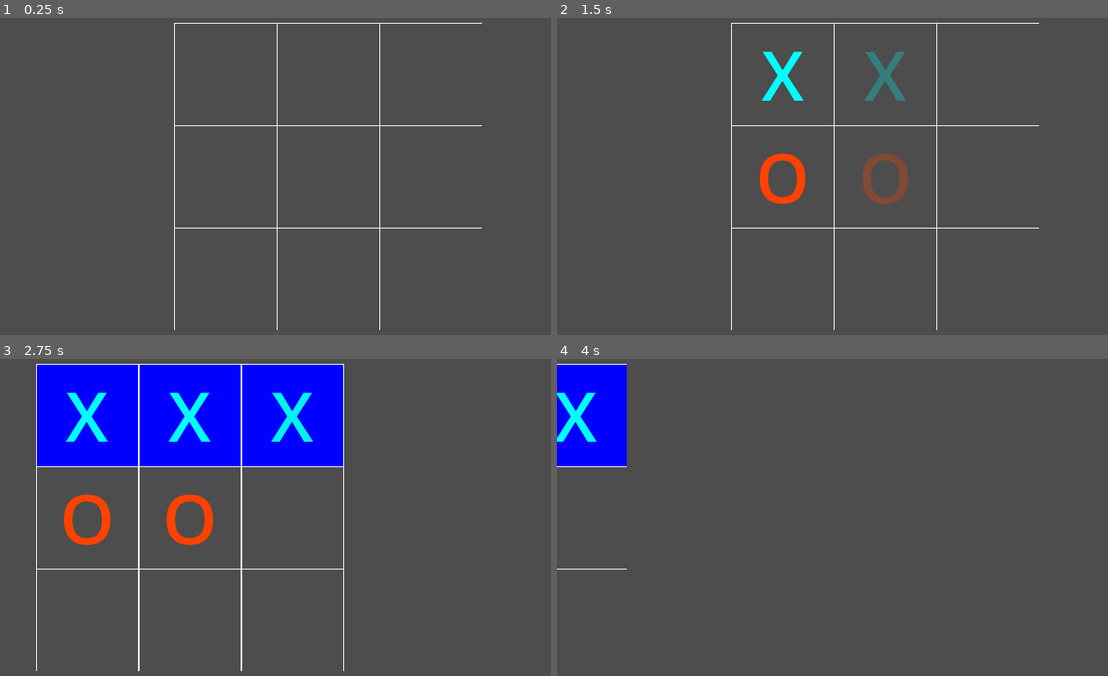
Above: before the commit, frames 1-4 (two rows, left to right).
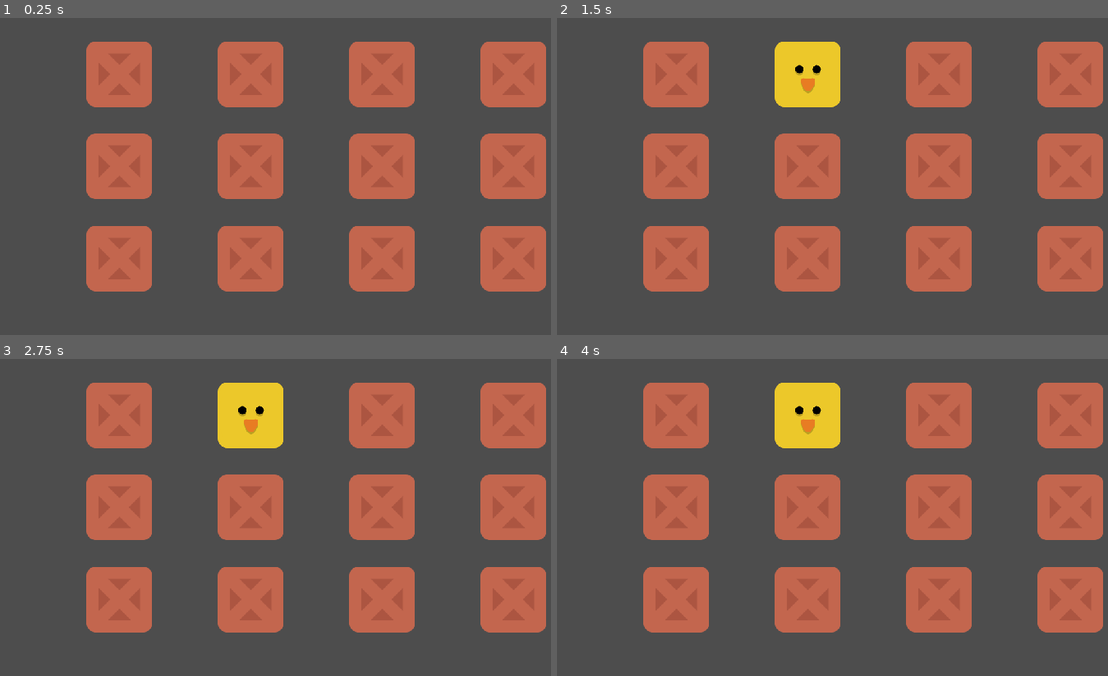
Above: after the commit, the same moments.

Repository: dennis-lincango/RespaldoGame
Game: Godot game, scene res://src/minigames/memory/memory.tscn
Two runs of this game, one before a commit and one after it. Both use one fixed random seed, a clock stepped at 60 frames per second and the inputs below. Before the commit the project starts from res://src/minigames/tic_tac_toe/tic_tac_toe.tscn.
Inputs (mouse positions are in pixels of both pictures, inside the frame that each line leads up to):
- Up to frame 1 (0.25 s): no input
- Up to frame 2 (1.5 s): click (782, 75) at 0.52 s; click (887, 75) at 1.27 s
- Up to frame 3 (2.75 s): click (429, 416) at 2.02 s
- Up to frame 4 (4 s): click (645, 517) at 2.75 s, where only the run before the commit has a clickable "O"; click (584, 517) at 3.5 s, where only the run before the commit has a clickable "O"

The runs differ from the first frame. In frame 1, 30% of the frame differs, in the area x 15-100%, y 1-99%; in frame 2, 31%; in frame 3, 44%, in the area x 6-100%, y 1-99%; in frame 4, 33%.

Commit message:
fix: transitions

Diff:
--- a/project.godot
+++ b/project.godot
@@ -11,7 +11,7 @@
 [application]
 
 config/name="[COPIA] HEDAN | Juego"
-run/main_scene="res://src/minigames/tic_tac_toe/tic_tac_toe.tscn"
+run/main_scene="res://src/minigames/memory/memory.tscn"
 config/features=PackedStringArray("4.2", "GL Compatibility")
 config/icon="res://icon.svg"
 
--- a/src/minigames/memory/memory.gd
+++ b/src/minigames/memory/memory.gd
@@ -15,6 +15,8 @@
 var all_remaining_cards = []
 var random_card
 var card_number
+
+var transition_player : AnimationPlayer = null
 
 func _ready():
     number_of_matches = 0
@@ -71,6 +73,8 @@
         last_try_was_pair = true
         number_of_matches += 1
         get_node("NumberOfMatches").text = "Number of Matches: " + str(number_of_matches)
+        if number_of_matches == 6:  # All pairs found
+            _end_game()
     elif get_node("CardOneName").text != "Card 1" and get_node("CardTwoName").text != "Card 2":
         if get_node("CardOneName").text != get_node("CardTwoName").text:
             _disable_all_cards_clicks()
@@ -84,15 +88,6 @@
             _reset_card_name_strings_and_check_box()
             _turn_around_cards()
             _enable_all_cards_clicks()
-
-    # if number_of_matches == 6:
-    #     var timer = Timer.new()
-    #     timer.wait_time = 5.0
-    #     timer.one_shot = true
-    #     add_child(timer)
-    #     timer.start()
-    #     await timer.timeout
-    #     get_tree().change_scene_to_file("res://src/minigames/memory/memory.tscn")
 
 func _reset_card_name_strings_and_check_box():
     get_node("CardOneName").text = card_one_string
@@ -113,3 +108,16 @@
     for i in range(1, 13):
         if get_node("Card" + str(i)).get_node("Sprite").texture == default_image:
             get_node("Card" + str(i)).click_enabled = true
+
+func _end_game():
+    var animation_player = $AnimationPlayer
+    animation_player.play("slide_transition")
+    animation_player.connect("animation_finished", _reload_scene)
+
+func _reload_scene(_anim_name):
+    get_tree().reload_current_scene()
+'''
+func _on_animation_player_animation_finished(anim_name):
+    if anim_name == "slide_transition":
+        get_tree().reload_current_scene()
+        '''
--- a/src/minigames/memory/memory.tscn
+++ b/src/minigames/memory/memory.tscn
@@ -7,12 +7,54 @@
 [ext_resource type="Script" path="res://src/common/behaviours/cursor_changer.gd" id="4_08fcv"]
 [ext_resource type="Script" path="res://src/minigames/memory/card_two_name.gd" id="5_tveaw"]
 
+[sub_resource type="Animation" id="Animation_xbf3y"]
+resource_name = "slide_transition"
+length = 2.5
+tracks/0/type = "value"
+tracks/0/imported = false
+tracks/0/enabled = true
+tracks/0/path = NodePath(".:position")
+tracks/0/interp = 1
+tracks/0/loop_wrap = true
+tracks/0/keys = {
+"times": PackedFloat32Array(0, 2.5),
+"transitions": PackedFloat32Array(1, 1),
+"update": 0,
+"values": [Vector2(0, 0), Vector2(-1920, 0)]
+}
+
+[sub_resource type="Animation" id="Animation_m30hb"]
+length = 0.001
+tracks/0/type = "value"
+tracks/0/imported = false
+tracks/0/enabled = true
+tracks/0/path = NodePath(".:position")
+tracks/0/interp = 1
+tracks/0/loop_wrap = true
+tracks/0/keys = {
+"times": PackedFloat32Array(0),
+"transitions": PackedFloat32Array(1),
+"update": 0,
+"values": [Vector2(0, 0)]
+}
+
+[sub_resource type="AnimationLibrary" id="AnimationLibrary_wmg1w"]
+_data = {
+"RESET": SubResource("Animation_m30hb"),
+"slide_transition": SubResource("Animation_xbf3y")
+}
+
 [sub_resource type="RectangleShape2D" id="RectangleShape2D_uxtd3"]
 size = Vector2(176, 178)
 
 [node name="Memory" type="Node2D"]
 script = ExtResource("1_pqqwg")
 
+[node name="AnimationPlayer" type="AnimationPlayer" parent="."]
+libraries = {
+"": SubResource("AnimationLibrary_wmg1w")
+}
+
 [node name="Card1" type="Area2D" parent="."]
 script = ExtResource("2_okeia")
 
@@ -205,30 +247,39 @@
 script = ExtResource("4_08fcv")
 
 [node name="CardOneName" type="RichTextLabel" parent="."]
-offset_right = 206.0
-offset_bottom = 95.0
+offset_left = 450.0
+offset_top = -161.0
+offset_right = 656.0
+offset_bottom = -66.0
 text = "Card 1 : Name"
 script = ExtResource("4_6arwq")
+metadata/_edit_use_anchors_ = true
 
 [node name="CardTwoName" type="RichTextLabel" parent="."]
-offset_top = 114.0
-offset_right = 206.0
-offset_bottom = 154.0
+offset_left = 277.0
+offset_top = -155.0
+offset_right = 483.0
+offset_bottom = -115.0
 text = "Card 1 : Name"
 script = ExtResource("5_tveaw")
+metadata/_edit_use_anchors_ = true
 
 [node name="CheckBox" type="RichTextLabel" parent="."]
-offset_left = 5.0
-offset_top = 193.0
-offset_right = 154.0
-offset_bottom = 262.0
+offset_left = 633.0
+offset_top = -172.0
+offset_right = 782.0
+offset_bottom = -103.0
 text = "?"
 script = ExtResource("5_tveaw")
+metadata/_edit_use_anchors_ = true
 
 [node name="NumberOfMatches" type="RichTextLabel" parent="."]
-offset_left = 14.0
-offset_top = 328.0
-offset_right = 197.0
-offset_bottom = 425.0
+offset_left = 17.0
+offset_top = -158.0
+offset_right = 200.0
+offset_bottom = -61.0
 text = "Number of Matches: 0"
 script = ExtResource("5_tveaw")
+metadata/_edit_use_anchors_ = true
+
+[connection signal="animation_finished" from="AnimationPlayer" to="." method="_on_animation_player_animation_finished"]
--- a/src/minigames/tic_tac_toe/tic_tac_toe.gd
+++ b/src/minigames/tic_tac_toe/tic_tac_toe.gd
@@ -21,7 +21,8 @@
 
     transition_player = get_node_or_null("TransitionPlayer")
     if transition_player:
-        transition_player.connect("animation_finished", _on_animation_player_animation_finished)
+        if not transition_player.is_connected("animation_finished", _on_animation_player_animation_finished):
+            transition_player.connect("animation_finished", _on_animation_player_animation_finished)
     else:
         print("Error: TransitionPlayer no encontrado.")
 
--- a/src/minigames/tic_tac_toe/tic_tac_toe.tscn
+++ b/src/minigames/tic_tac_toe/tic_tac_toe.tscn
@@ -1,6 +1,21 @@
 [gd_scene load_steps=5 format=3 uid="uid://cgtbpgksycu1a"]
 
 [ext_resource type="Script" path="res://src/minigames/tic_tac_toe/tic_tac_toe.gd" id="1_bqh2c"]
+
+[sub_resource type="Animation" id="Animation_vush3"]
+length = 0.001
+tracks/0/type = "value"
+tracks/0/imported = false
+tracks/0/enabled = true
+tracks/0/path = NodePath(".:position")
+tracks/0/interp = 1
+tracks/0/loop_wrap = true
+tracks/0/keys = {
+"times": PackedFloat32Array(0),
+"transitions": PackedFloat32Array(1),
+"update": 0,
+"values": [Vector2(0, 0)]
+}
 
 [sub_resource type="Animation" id="Animation_wlyu5"]
 resource_name = "slide_transition"
@@ -27,21 +42,6 @@
 "transitions": PackedFloat32Array(1, 1),
 "update": 0,
 "values": [Vector2(0, 0), Vector2(-1920, 0)]
-}
-
-[sub_resource type="Animation" id="Animation_vush3"]
-length = 0.001
-tracks/0/type = "value"
-tracks/0/imported = false
-tracks/0/enabled = true
-tracks/0/path = NodePath(".:position")
-tracks/0/interp = 1
-tracks/0/loop_wrap = true
-tracks/0/keys = {
-"times": PackedFloat32Array(0),
-"transitions": PackedFloat32Array(1),
-"update": 0,
-"values": [Vector2(0, 0)]
 }
 
 [sub_resource type="AnimationLibrary" id="AnimationLibrary_1u0b0"]
Not shown: 1 places in src/minigames/memory/memory.tscn that only renumber resources
